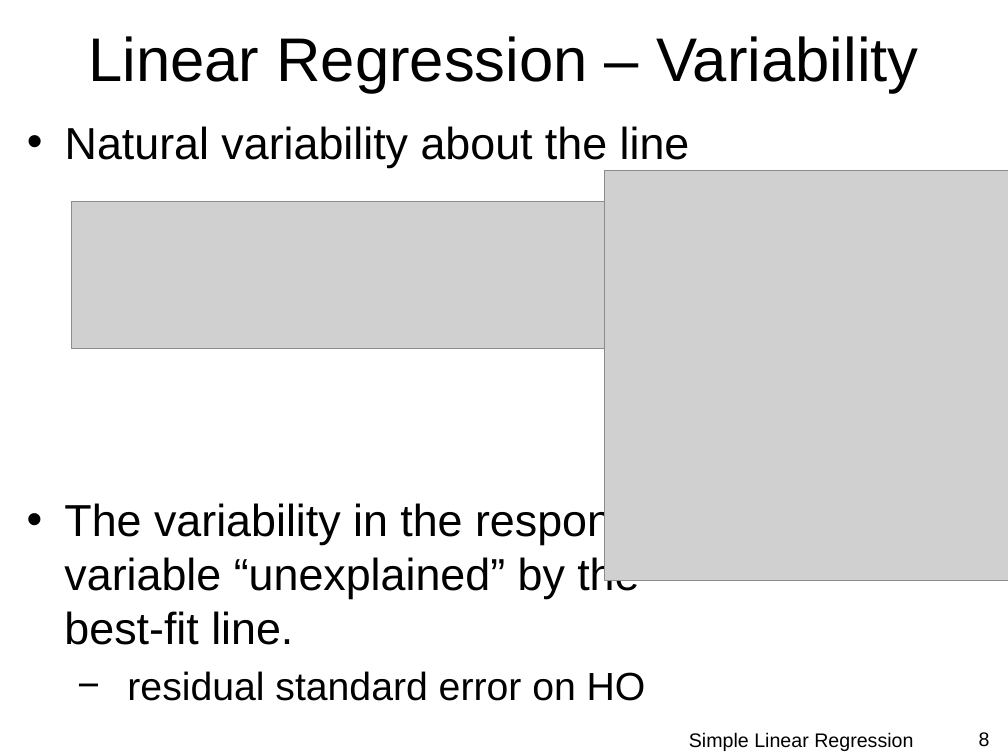
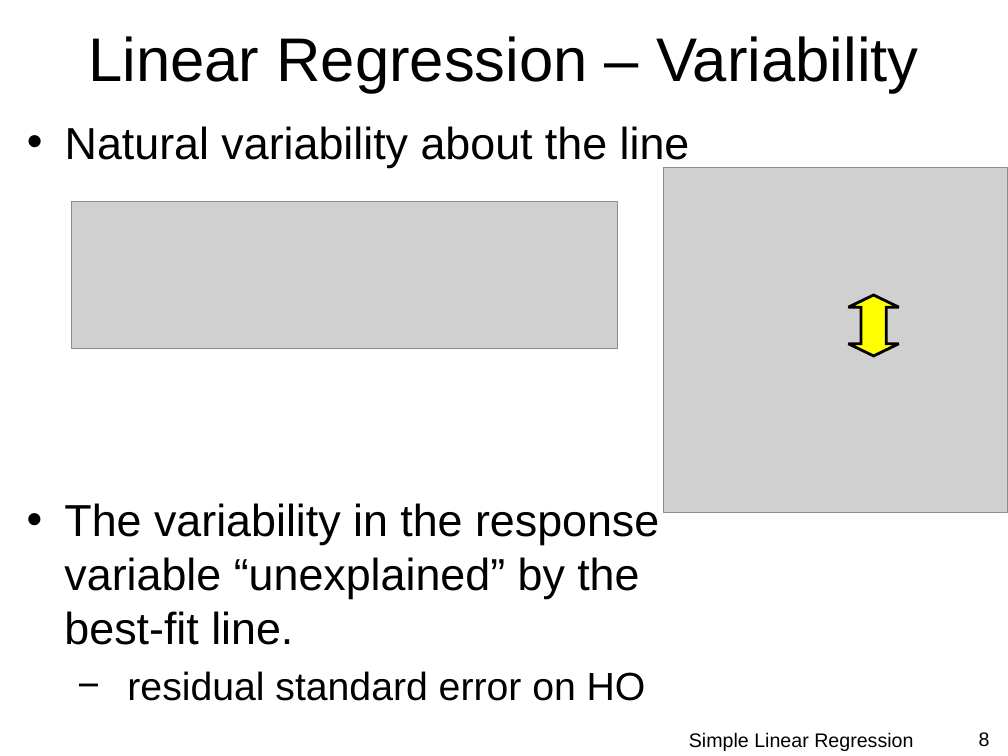
Before and after one commit to droglenc/NCMTH207, a slide deck: slide 8 of modules/SLRegression/PPT.pptx. Drawn at 1008x756 pixels with LibreOffice and Linux fonts; fonts in the diff are those of the drawing; grey boxes stand for pictures; background and template pictures are left out. Boxes give left, top, right and bottom in pixels: in the first picture for what was removed or moved away, otherwise in the second. Text is boxed around its words. In the diff, an @@ line names an element or a change of style, - is before the commit and + after.

```diff
--- a/modules/SLRegression/PPT.pptx
+++ b/modules/SLRegression/PPT.pptx
@@ picture: place and size @@
-picture at [605, 170, 1008, 581]
+picture at [663, 168, 1008, 513]
@@ left right arrow added at [848, 295, 898, 356], fill #FFFF00, outline #000000 2 pt @@
```
Also in this commit, not shown: 9 other slides changed, 17 other files.
